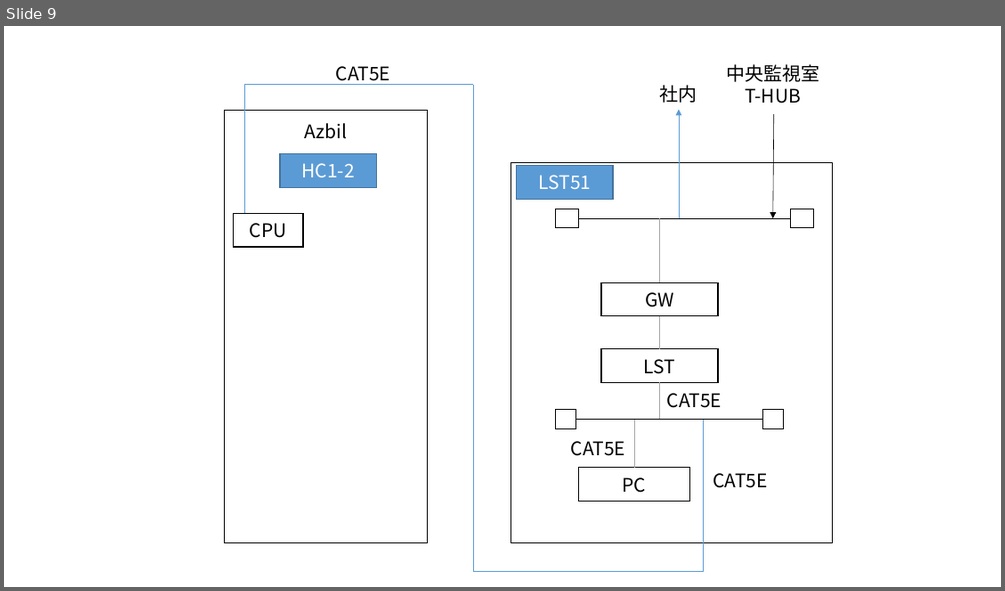
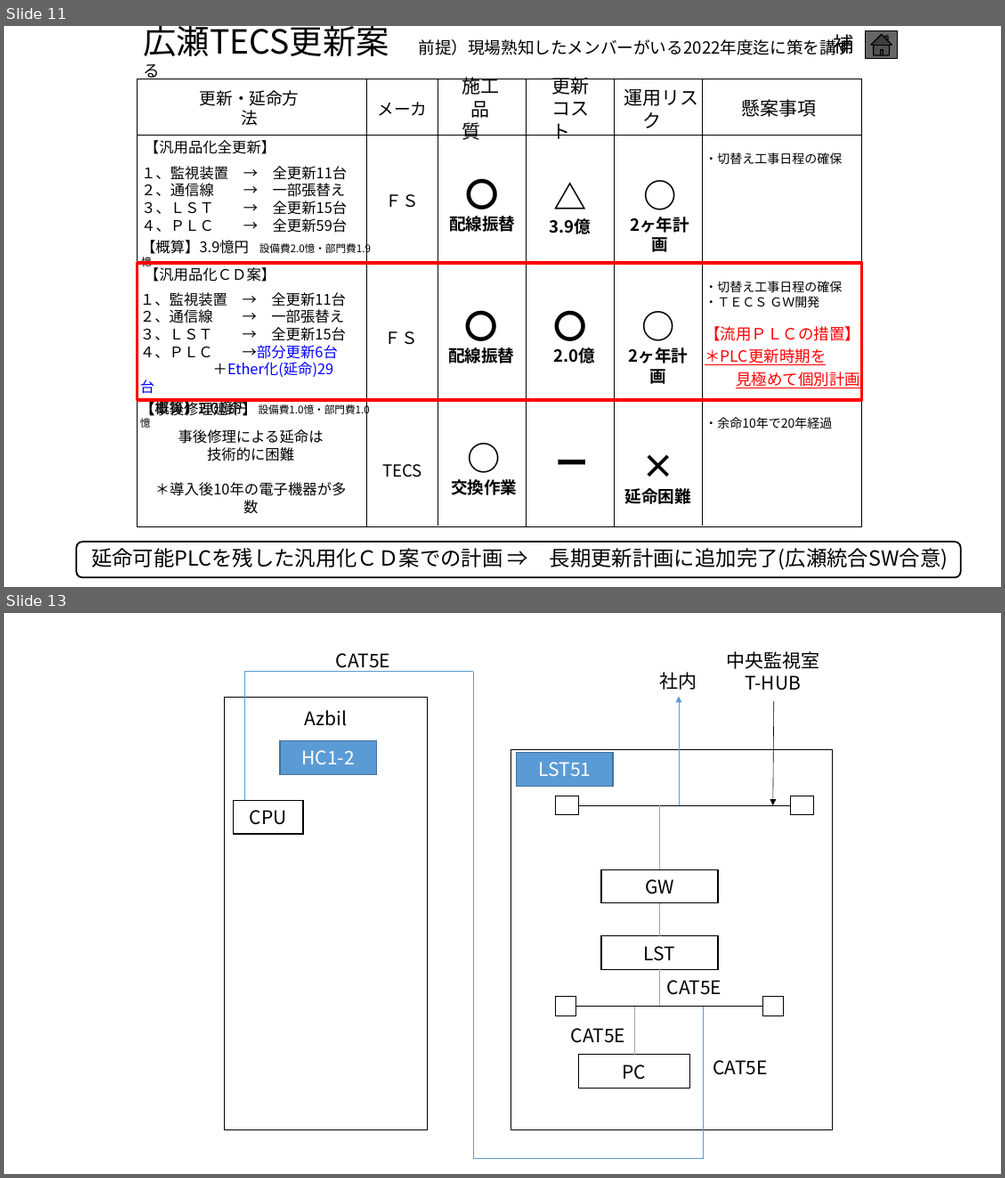
Before and after one commit to nonomura114/data, a slide deck: 広瀬TECSシステム構成図r.pptx. Shown one above the other, each under a label of ours: slide 9 before the commit, slides 11 and 13 after it; the slides between them are not shown. The pictures are 1005x591 and 1005x1178 pixels, drawn with LibreOffice and Linux fonts; fonts in the diff are those of the drawing. Boxes give left, top, right and bottom in pixels: in the first picture for what was removed or moved away, otherwise in the second. Text is boxed around its words. In the diff, an @@ line names an element or a change of style, - is before the commit and + after.

```diff
--- a/広瀬TECSシステム構成図r.pptx
+++ b/広瀬TECSシステム構成図r.pptx
@@ slide 11 added at box(4, 26, 1001, 587), background #FFFFFF @@
@@ title added at box(143, 26, 853, 56), 16 pt, text #000000 @@
+広瀬TECS更新案 前提）現場熟知したメンバーがいる2022年度迄に策を講ずる
@@ text added at box(833, 30, 853, 57), 20 pt, text #000000 @@
+補
@@ action button home added at box(866, 31, 898, 59), fill #666666, outline #000000 1 pt @@
@@ text added at box(461, 77, 499, 140), 18 pt, text #000000 @@
+施工品質
@@ text added at box(552, 77, 590, 139), 18 pt, text #000000 @@
+更新
+コスト
@@ text added at box(200, 90, 299, 126), 16 pt, text #000000 @@
+更新・延命方法
@@ text added at box(378, 102, 428, 116), 16 pt, text #000000 @@
+メーカ
@@ text added at box(624, 89, 699, 128), 18 pt, text #000000 @@
+運用リスク
@@ group added at box(138, 79, 862, 526): 8 lines, 1 rectangle @@
@@ text added at box(742, 99, 817, 117), 18 pt, text #000000 @@
+懸案事項
@@ text added at box(145, 140, 275, 154), 14 pt, text #000000 @@
+【汎用品化全更新】
@@ text added at box(704, 152, 841, 164), 12 pt, text #000000 @@
+・切替え工事日程の確保
@@ text added at box(141, 166, 371, 256), 14 pt, text #000000 @@
+１、監視装置 → 全更新11台
+２、通信線 → 一部張替え
+３、ＬＳＴ → 全更新15台
+４、ＰＬＣ → 全更新59台
+【概算】3.9憶円 設備費2.0憶・部門費1.9憶
@@ text added at box(449, 178, 515, 235), 16 pt, text #000000, bold @@
+〇
+配線振替
@@ text added at box(615, 171, 704, 239), 16 pt, text #000000, bold @@
+○
+2ヶ年計画
@@ text added at box(386, 194, 419, 208), 16 pt, text #000000 @@
+ＦＳ
@@ text added at box(550, 218, 591, 234), 16 pt, text #000000, bold @@
+△
+3.9億
@@ rectangle added at box(138, 263, 862, 400), outline #FF0000 3 pt @@
@@ text added at box(145, 265, 275, 281), 14 pt, text #000000 @@
+【汎用品化ＣＤ案】
@@ text added at box(140, 292, 370, 418), 14 pt, text #000000 @@
+１、監視装置 → 全更新11台
+２、通信線 → 一部張替え
+３、ＬＳＴ → 全更新15台
+４、ＰＬＣ →部分更新6台
+＋Ether化(延命)29台
+【概算】2.0憶円 設備費1.0憶・部門費1.0憶
@@ text added at box(704, 281, 860, 388), 15 pt, text #FF0000 @@
+・切替え工事日程の確保
+・ＴＥＣＳ ＧＷ開発
+【流用ＰＬＣの措置】
+＊PLC更新時期を
+見極めて個別計画
@@ text added at box(448, 310, 514, 367), 16 pt, text #000000, bold @@
+〇
+配線振替
@@ text added at box(554, 310, 596, 363), 16 pt, text #000000, bold @@
+〇
+2.0億
@@ text added at box(615, 302, 703, 370), 16 pt, text #000000, bold @@
+○
+2ヶ年計画
@@ text added at box(385, 331, 418, 345), 16 pt, text #000000 @@
+ＦＳ
@@ text added at box(140, 400, 257, 419), 14 pt, text #000000 @@
+【事後修理延命】
@@ text added at box(704, 417, 832, 428), 12 pt, text #000000 @@
+・余命10年で20年経過
@@ text added at box(155, 429, 347, 496), 14 pt, text #000000 @@
+事後修理による延命は
+技術的に困難
+＊導入後10年の電子機器が多数
@@ text added at box(382, 464, 422, 477), 16 pt, text #000000 @@
+TECS
@@ text added at box(451, 479, 517, 495), 16 pt, text #000000, bold @@
+○
+交換作業
@@ text added at box(556, 459, 589, 465), 32 pt, text #000000, bold @@
+ー
@@ text added at box(625, 488, 691, 504), 16 pt, text #000000, bold @@
+×
+延命困難
@@ rounded rectangle added at box(77, 541, 961, 577), outline #000000 1.5 pt, 20 pt, text #000000 @@
+延命可能PLCを残した汎用化ＣＤ案での計画 ⇒ 長期更新計画に追加完了(広瀬統合SW合意)
@@ what was slide 9 is now slide 13 @@
```
Also in this commit, not shown: 1 slide changed, 3 other slides added, 1 other file.
